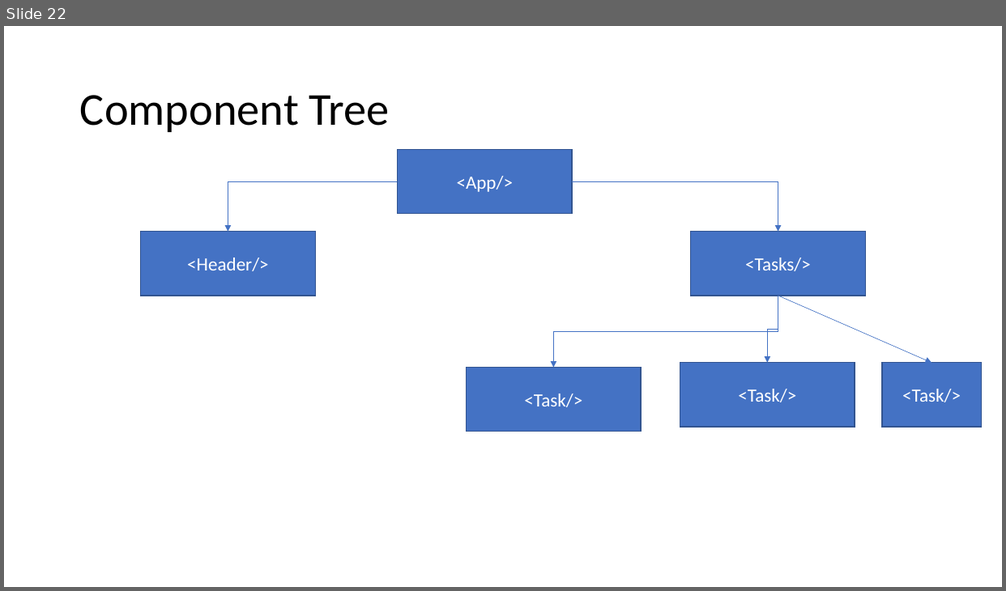
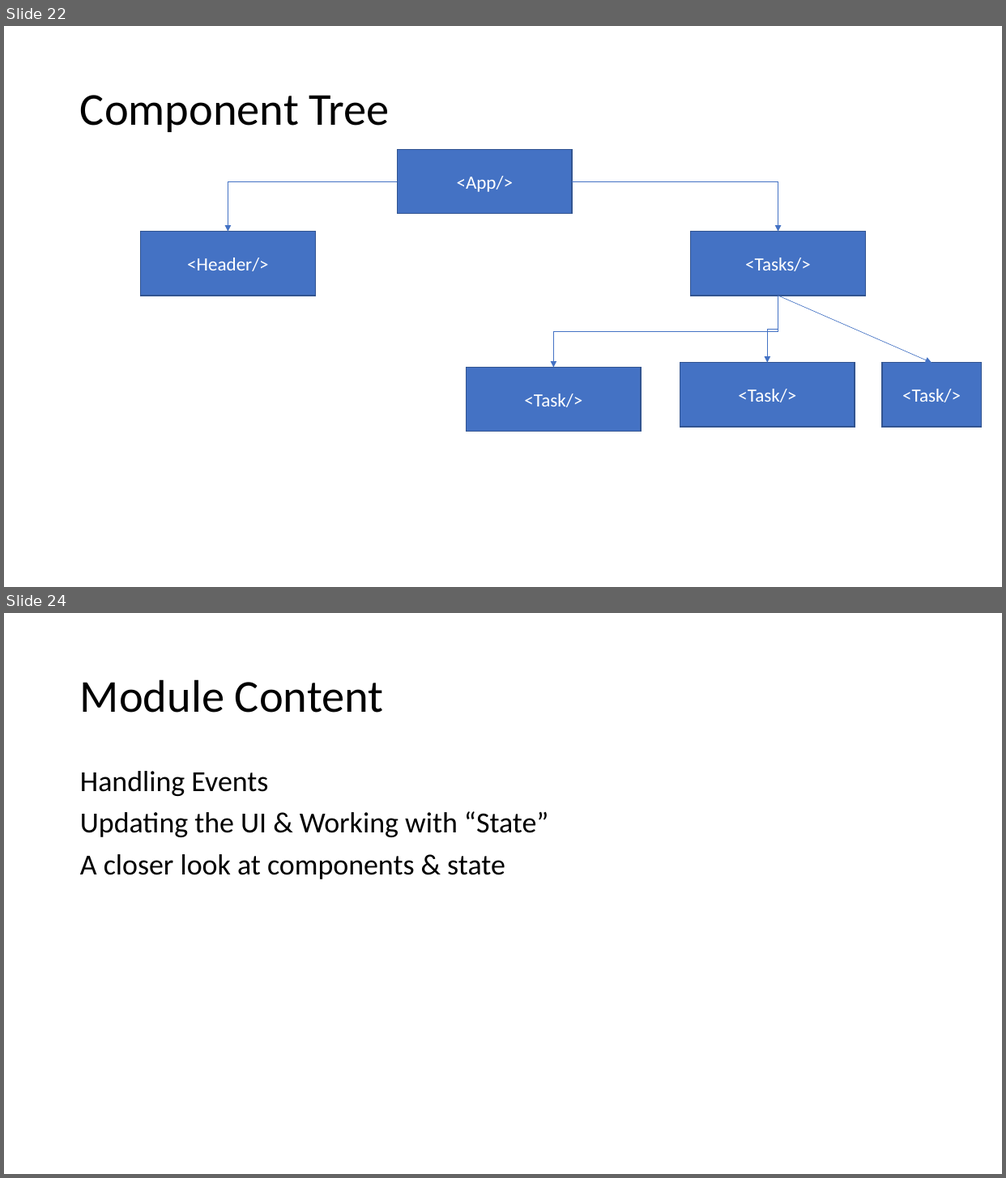
Before and after one commit to PiyushChaturvedii/batch03, a slide deck: ReactJs.pptx. Shown one above the other, each under a label of ours: slide 22 before the commit, slides 22 and 24 after it; the slides between them are not shown. The pictures are 1006x591 and 1006x1178 pixels, drawn with LibreOffice and Linux fonts; fonts in the diff are those of the drawing. Boxes give left, top, right and bottom in pixels: in the first picture for what was removed or moved away, otherwise in the second. Text is boxed around its words. In the diff, an @@ line names an element or a change of style, - is before the commit and + after.

Commit message:
Day2(EventHandler)

```diff
--- a/ReactJs.pptx
+++ b/ReactJs.pptx
@@ slide 24 added at [4,613,1002,1174], background #FFFFFF @@
@@ title added at [80,679,383,713], 44 pt, text #000000 @@
+Module Content
@@ text added at [80,771,548,879], 28 pt, text #000000 @@
+Handling Events
+Updating the UI & Working with “State”
+A closer look at components & state
```
Also in this commit, not shown: 2 other slides added, 49 other files.
